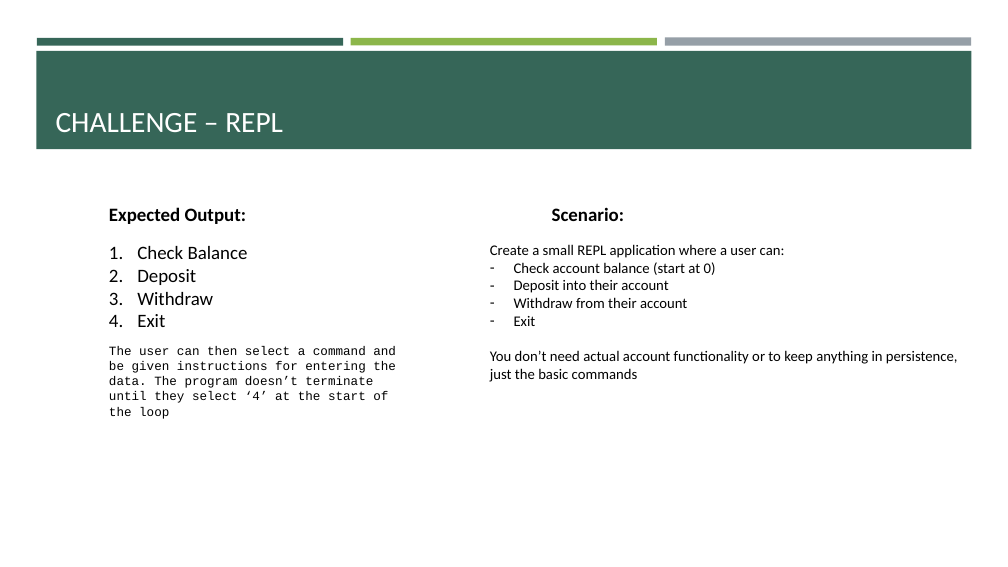
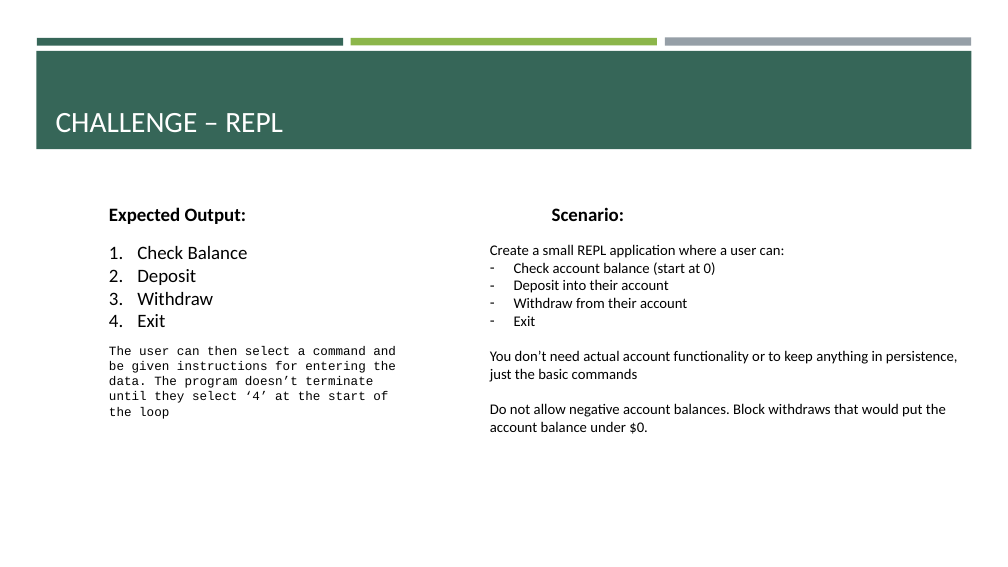
Before and after one commit to e-m-wilson/java-fs, a slide deck: slide 47 of Week_2/Core_Java.pptx. Drawn at 1008x567 pixels with LibreOffice and Linux fonts; fonts in the diff are those of the drawing. Boxes give left, top, right and bottom in pixels: in the first picture for what was removed or moved away, otherwise in the second. Text is boxed around its words. In the diff, an @@ line names an element or a change of style, - is before the commit and + after.

```diff
--- a/Week_2/Core_Java.pptx
+++ b/Week_2/Core_Java.pptx
@@ text at (490, 403, 946, 434): paragraph added @@
+Do not allow negative account balances. Block withdraws that would put the account balance under $0.
```
Also in this commit, not shown: 21 slides added, 6 other files.
